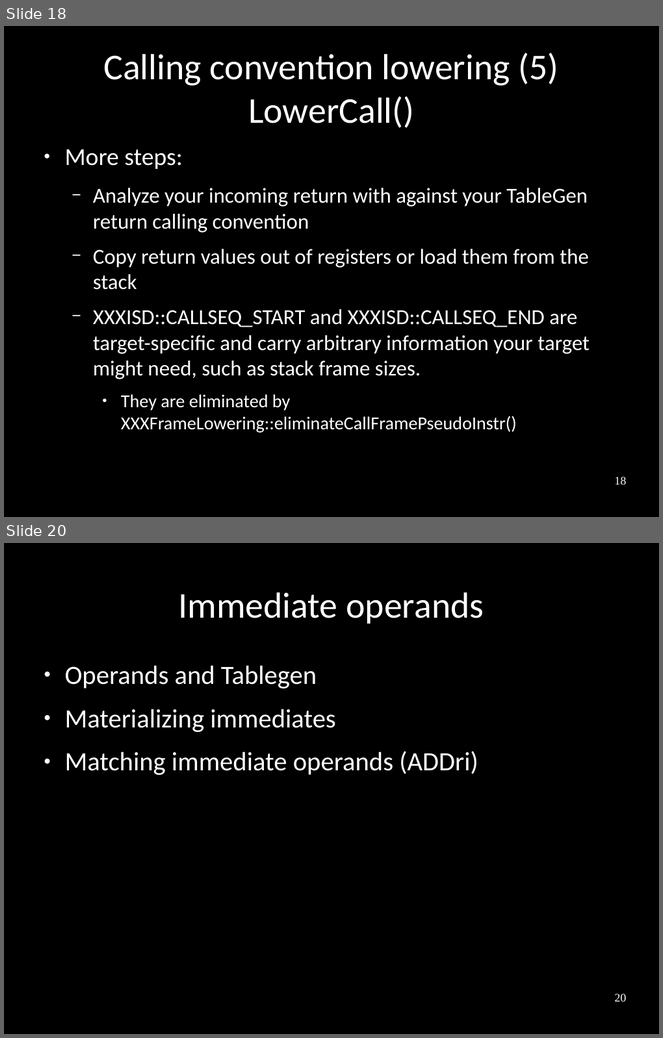
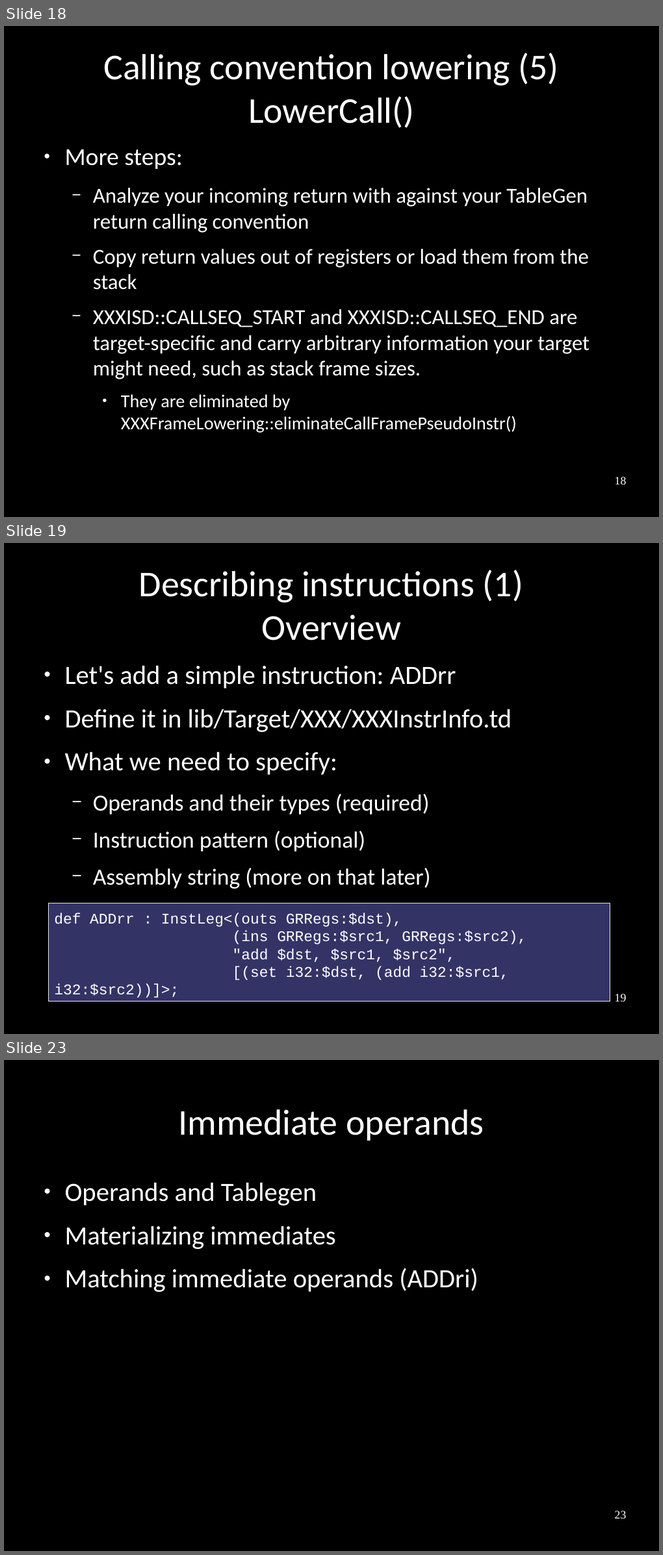
Before and after one commit to frasercrmck/llvm-leg, a slide deck: docs/Codeplay/Slides.odp. Shown one above the other, each under a label of ours: slides 18 and 20 before the commit, slides 18, 19 and 23 after it; the slides between them are not shown. The pictures are 663x1038 and 663x1555 pixels, drawn with LibreOffice and Linux fonts; fonts in the diff are those of the drawing. Boxes give left, top, right and bottom in pixels: in the first picture for what was removed or moved away, otherwise in the second. Text is boxed around its words. In the diff, an @@ line names an element or a change of style, - is before the commit and + after.

Commit message:
Describe simple instructions.

```diff
--- a/docs/Codeplay/Slides.odp
+++ b/docs/Codeplay/Slides.odp
@@ slide 19 added at box(4, 543, 659, 1034), background #000000 @@
@@ title added at box(139, 570, 523, 641), 44 pt, text #FFFFFF @@
+Describing instructions (1)
+Overview
@@ text added at box(65, 665, 512, 889), 32 pt, text #FFFFFF @@
+● Let's add a simple instruction: ADDrr
+● Define it in lib/Target/XXX/XXXInstrInfo.td
+● What we need to specify:
+  − Operands and their types (required)
+  − Instruction pattern (optional)
+  − Assembly string (more on that later)
@@ rectangle added at box(49, 903, 610, 1001), fill #333366, outline #E6E6E6 0 pt, 18 pt, text #FFFFFF @@
+def ADDrr : InstLeg<(outs GRRegs:$dst),
+(ins GRRegs:$src1, GRRegs:$src2),
+"add $dst, $src1, $src2",
+[(set i32:$dst, (add i32:$src1, i32:$src2))]>;
@@ page number added at box(615, 994, 627, 1002), 14 pt, text #FFFFFF @@
+19
@@ what was slide 20 is now slide 23 @@
@@ page number at box(615, 1511, 627, 1519): text changed @@
-20
+23
```
Also in this commit, not shown: 15 slides changed, 3 other slides added, 1 slide removed.
